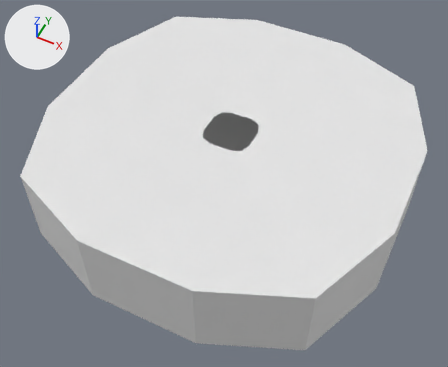
Renders of the FBX model Daedalus'Tower/Assets/Assets/Floor4TextureFixedMaybe.fbx from each side of a commit.
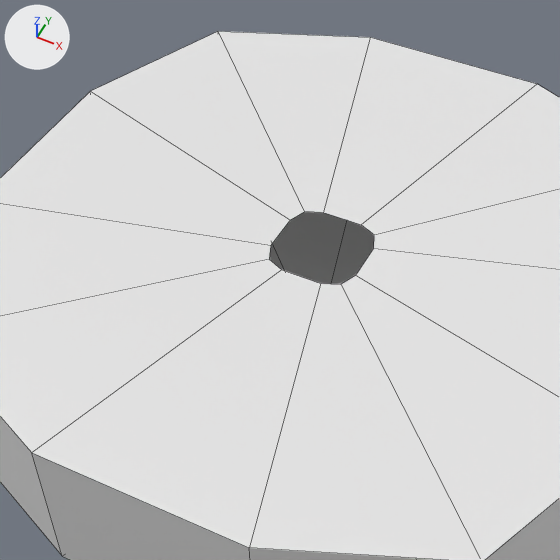
Each version is shown whole from a 50 mm camera at (10.2, -21.3, 26.8) aimed at (0.1, -1.1, 1.6), then close up on the part from 13% to 80% of the width and 0% to 81% of the height. Every picture has the same lights, and +X, +Y and +Z are marked at upper left. The last two pictures show the newer version. The close-ups show mesh edges as thin lines. Vertices at exactly the same position are counted once.

The older version as bpy lines, for what is in view:
```python
me_cube = bpy.data.meshes.new('Cube')
me_cube.from_pydata(...)  # 48 vertices, 36 faces; spans x -9.5..9.5, y -9.5..9.5, z 0.3..4.8
ob_floor = bpy.data.objects.new('Floor', me_cube)
ob_floor.location = (0.0, 0.0, 0.0)
```
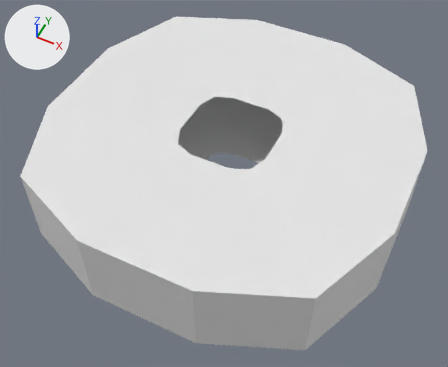
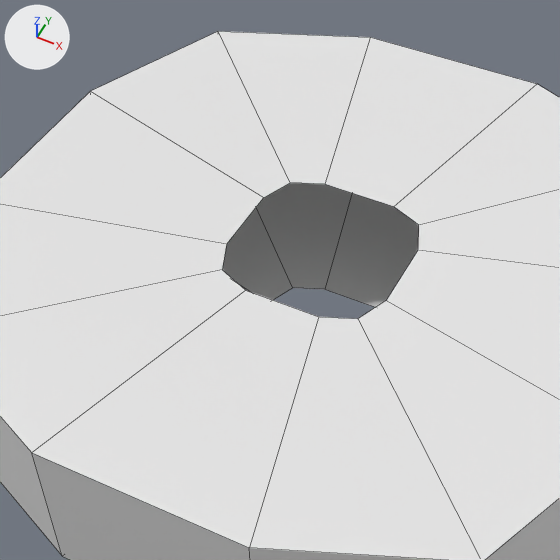
The change, as a diff of the scene's bpy script:
```diff
--- a/Daedalus'Tower/Assets/Assets/Floor4TextureFixedMaybe.fbx.py
+++ b/Daedalus'Tower/Assets/Assets/Floor4TextureFixedMaybe.fbx.py
@@ me_cube @@
 me_cube.from_pydata(...)  # 48 vertices, 36 faces; spans x -9.5..9.5, y -9.5..9.5, z 0.3..4.8
 # used by ob_floor; location = (0.0, 0.0, 0.0)
+# me_cube part 1: all 12 vertices in x -1.3..1.3, y -1.3..1.3, z 0.3 are scaled about their middle by (1.87, 1.87, 1)
+# me_cube part 2: all 12 vertices in x -1.3..1.3, y -1.3..1.3, z 4.6 are scaled about their middle by (1.87, 1.87, 1)
```

What differs and where, as boxes [x1, y1, x2, y2] in the close-ups (560 x 560 px; the box of a moved part takes in the faces that stretch with it):
part 1 of me_cube, moved or reshaped
    before: [269, 212, 374, 284]
    after: [222, 183, 419, 307]
part 2 of me_cube, moved or reshaped
    both: [0, 43, 560, 558]
